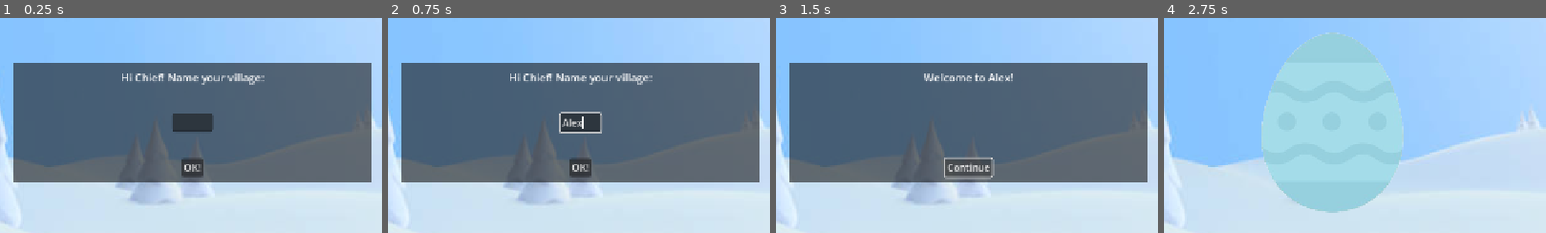
Above: before the commit, frames 1-4 (left to right).
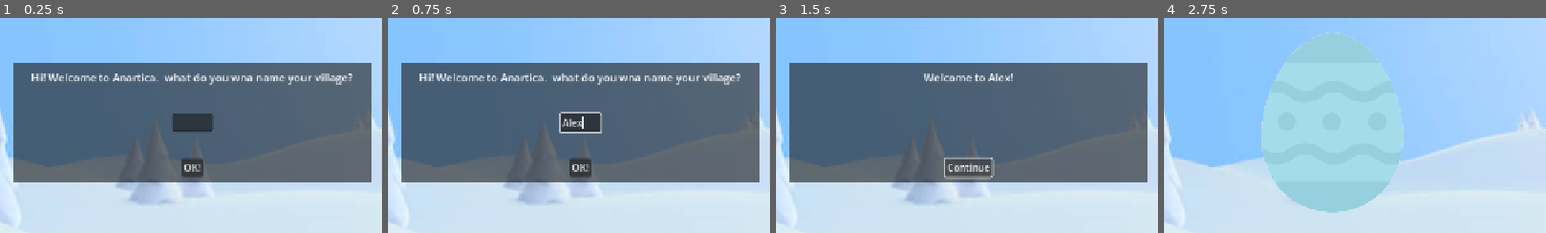
Above: after the commit, the same moments.

Repository: katheriinema/pingoo
Game: Godot game, scene res://assets/scenes/Main.tscn
The game is run twice, just before and just after one commit, with the same random seed, the same clock (stepped at 60 frames per second) and the same inputs.
Inputs (mouse positions are % of the whole screen's width and height, from its top left):
- Up to frame 1 (0.25 s): no input
- Up to frame 2 (0.75 s): click (50, 50) at 0.52 s; type "Alex" at 0.6 s
- Up to frame 3 (1.5 s): click "OK!" at 1.25 s
- Up to frame 4 (2.75 s): click "Continue" at 2 s
The pictures show only the part of the screen within x 25-75%, y 26-76%; the shares and areas given below are measured in that part.

The runs differ from the first frame. In frame 1, 1.9% of the frame differs, in the area x 8-93%, y 25-32%; in frame 2, 1.9%; in frame 3, less than 0.1%; in frame 4, nothing differs.

Commit message:
added fishing minigame

Diff:
--- /dev/null
+++ b/assets/scenes/Fish.tscn
@@ -0,0 +1,10 @@
+[gd_scene load_steps=3 format=3 uid="uid://ba3d4a45qctmh"]
+
+[ext_resource type="Texture2D" uid="uid://du46qr3e5qs4u" path="res://assets/art/placeholders/fish.png" id="1_uea3i"]
+[ext_resource type="Script" uid="uid://jjqfcn8rh5h1" path="res://assets/scenes/fish.gd" id="2_420xr"]
+
+[node name="Fish" type="Sprite2D"]
+position = Vector2(276, 318)
+scale = Vector2(0.164063, 0.142578)
+texture = ExtResource("1_uea3i")
+script = ExtResource("2_420xr")
--- /dev/null
+++ b/assets/scenes/Fishing.tscn
@@ -0,0 +1,123 @@
+[gd_scene load_steps=6 format=3 uid="uid://d0fvsix37pfps"]
+
+[ext_resource type="Texture2D" uid="uid://bo8omeirysftt" path="res://assets/art/placeholders/Untitled_design-removebg-preview (2).png" id="1_5uoda"]
+[ext_resource type="Script" uid="uid://cyutger3o8cnt" path="res://fishing.gd" id="1_hjnv8"]
+[ext_resource type="Texture2D" uid="uid://ntafgyn84ekx" path="res://assets/art/placeholders/ChatGPT_Image_Apr_17__2025__05_46_28_PM-removebg-preview.png" id="2_hjnv8"]
+[ext_resource type="Texture2D" uid="uid://d8cypenrecic" path="res://assets/art/placeholders/fishbutton.png" id="4_moqas"]
+
+[sub_resource type="FontFile" id="FontFile_moqas"]
+cache/0/16/0/ascent = 0.0
+cache/0/16/0/descent = 0.0
+cache/0/16/0/underline_position = 0.0
+cache/0/16/0/underline_thickness = 0.0
+cache/0/16/0/scale = 1.0
+cache/0/40/0/ascent = 0.0
+cache/0/40/0/descent = 0.0
+cache/0/40/0/underline_position = 0.0
+cache/0/40/0/underline_thickness = 0.0
+cache/0/40/0/scale = 1.0
+cache/0/30/0/ascent = 0.0
+cache/0/30/0/descent = 0.0
+cache/0/30/0/underline_position = 0.0
+cache/0/30/0/underline_thickness = 0.0
+cache/0/30/0/scale = 1.0
+
+[node name="Fishing" type="Node2D"]
+script = ExtResource("1_hjnv8")
+
+[node name="Pond" type="Sprite2D" parent="."]
+position = Vector2(380, 490)
+scale = Vector2(1.748, 1.446)
+texture = ExtResource("1_5uoda")
+
+[node name="Penguin" type="Sprite2D" parent="."]
+position = Vector2(854, 380)
+scale = Vector2(0.656863, 0.715686)
+texture = ExtResource("2_hjnv8")
+
+[node name="UI" type="CanvasLayer" parent="."]
+
+[node name="PowerMeter" type="ProgressBar" parent="UI"]
+anchors_preset = 7
+anchor_left = 0.5
+anchor_top = 1.0
+anchor_right = 0.5
+anchor_bottom = 1.0
+offset_left = -536.5
+offset_top = -74.0
+offset_right = 536.5
+offset_bottom = -29.0
+grow_horizontal = 2
+grow_vertical = 0
+
+[node name="FishCounter" type="Label" parent="UI"]
+anchors_preset = 5
+anchor_left = 0.5
+anchor_right = 0.5
+offset_left = -55.5
+offset_right = 55.5
+offset_bottom = 23.0
+grow_horizontal = 2
+theme_override_font_sizes/font_size = 64
+text = "0"
+horizontal_alignment = 1
+vertical_alignment = 1
+
+[node name="FishButton" type="TextureButton" parent="UI"]
+offset_left = 980.0
+offset_top = 347.0
+offset_right = 2004.0
+offset_bottom = 1371.0
+scale = Vector2(0.2, 0.2)
+texture_normal = ExtResource("4_moqas")
+texture_pressed = ExtResource("4_moqas")
+texture_hover = ExtResource("4_moqas")
+
+[node name="FeedbackLabel" type="Label" parent="UI"]
+anchors_preset = 8
+anchor_left = 0.5
+anchor_top = 0.5
+anchor_right = 0.5
+anchor_bottom = 0.5
+offset_left = -10.0
+offset_top = -179.0
+offset_right = 87.0
+offset_bottom = -122.0
+grow_horizontal = 2
+grow_vertical = 2
+theme_override_fonts/font = SubResource("FontFile_moqas")
+theme_override_font_sizes/font_size = 30
+horizontal_alignment = 1
+vertical_alignment = 1
+
+[node name="EnergyLabel" type="Label" parent="UI"]
+anchors_preset = 1
+anchor_left = 1.0
+anchor_right = 1.0
+offset_left = -367.0
+offset_top = 8.0
+offset_right = -31.0
+offset_bottom = 75.0
+grow_horizontal = 0
+theme_override_font_sizes/font_size = 48
+text = "Energy: 9 / 10"
+
+[node name="EnergyTimerLabel" type="Label" parent="UI"]
+offset_left = 955.0
+offset_top = 83.0
+offset_right = 1220.0
+offset_bottom = 132.0
+theme_override_font_sizes/font_size = 24
+text = "Next Energy In: 60s"
+horizontal_alignment = 2
+
+[node name="EnergyRegenTimer" type="Timer" parent="."]
+wait_time = 60.0
+autostart = true
+
+[node name="CountdownTimer" type="Timer" parent="."]
+autostart = true
+
+[connection signal="pressed" from="UI/FishButton" to="." method="_on_fish_button_pressed"]
+[connection signal="timeout" from="EnergyRegenTimer" to="." method="_on_energy_regen_timer_timeout"]
+[connection signal="timeout" from="CountdownTimer" to="." method="_on_countdown_timer_timeout"]
--- a/assets/scenes/Main.gd
+++ b/assets/scenes/Main.gd
@@ -12,7 +12,6 @@
 	# connect the pressed signal
 	btn.connect("pressed", Callable(self, "_on_ok"))
 	# initialize your prompt
-	label.text = "Hi Chief! Name your village:"
 	input.visible = true
 
 func _on_ok():
--- /dev/null
+++ b/assets/scenes/fish.gd
@@ -0,0 +1,13 @@
+extends Sprite2D
+
+func _ready():
+	# Wait for 1 second, then fade out
+	await get_tree().create_timer(1.0).timeout
+
+	# Fade out over 1 second
+	var tween = create_tween()
+	tween.tween_property(self, "modulate:a", 0.0, 1.0)
+
+	# Wait for the tween to finish, then queue_free
+	await tween.finished
+	queue_free()
--- /dev/null
+++ b/fishing.gd
@@ -0,0 +1,118 @@
+extends Node2D
+
+@onready var power_meter = $UI/PowerMeter
+var increasing = true
+var fishing_enabled = true
+var fish_count = 0
+var regen_interval := 60  # seconds
+var seconds_until_next_energy := regen_interval
+
+func _process(delta):
+	if !fishing_enabled:
+		return
+
+	if increasing:
+		power_meter.value += 100 * delta
+		if power_meter.value >= 100:
+			increasing = false
+	else:
+		power_meter.value -= 100 * delta
+		if power_meter.value <= 0:
+			increasing = true
+
+func _input(event):
+	if event.is_action_pressed("ui_accept") and fishing_enabled:
+		check_catch()
+
+@onready var fish_scene = preload("res://assets/scenes/Fish.tscn")
+
+func spawn_fish():
+	var fish = fish_scene.instantiate()
+	var center = Vector2(350, 300)  # Your central target spawn point
+	var x_offset = randf_range(-50, 50)  # Small horizontal variation
+	var y_offset = randf_range(-25, 25)  # Small vertical variation
+
+	fish.position = center + Vector2(x_offset, y_offset)
+	add_child(fish)
+
+@onready var fish_counter_label = $UI/FishCounter
+
+func update_fish_count():
+	fish_count += 1
+	fish_counter_label.text = "Fish: %d" % fish_count
+
+func check_catch():
+	var current = power_meter.value
+	fishing_enabled = false
+
+	var feedback = ""
+	if current > 48 and current < 52:
+		feedback = "Perfect!"
+		spawn_fish()
+		update_fish_count()
+	elif current > 40 and current < 60:
+		feedback = "Good!"
+		spawn_fish()
+		update_fish_count()
+	else:
+		feedback = "Miss!"
+
+	show_feedback(feedback)
+
+	await get_tree().create_timer(1.5).timeout
+	fishing_enabled = true
+
+
+
+func _on_fish_button_pressed() -> void:
+	if !fishing_enabled:
+		return
+
+	if current_energy <= 0:
+		show_feedback("Too tired!")
+		return
+
+	current_energy -= 1
+	update_energy_display()
+	check_catch()
+
+
+@onready var feedback_label = $UI/FeedbackLabel
+
+func show_feedback(text: String):
+	feedback_label.text = text
+	feedback_label.modulate.a = 1.0  # reset opacity
+
+	# Fade out smoothly
+	feedback_label.create_tween().tween_property(
+		feedback_label, "modulate:a", 0.0, 1.2
+	)
+
+var max_energy := 10
+var current_energy := 10
+
+@onready var energy_label := $UI/EnergyLabel
+
+func update_energy_display():
+	energy_label.text = "Energy: %d / %d" % [current_energy, max_energy]
+
+
+@onready var energy_timer_label := $UI/EnergyTimerLabel
+
+func _on_countdown_timer_timeout() -> void:
+	seconds_until_next_energy -= 1
+
+	if seconds_until_next_energy <= 0:
+		if current_energy < max_energy:
+			current_energy += 1
+			update_energy_display()
+		seconds_until_next_energy = regen_interval
+
+	update_timer_label()
+
+func update_timer_label():
+	energy_timer_label.text = "Next Energy In: %ds" % seconds_until_next_energy
+
+func _ready():
+	update_energy_display()
+	update_timer_label()
Binary file added: assets/art/placeholders/fish.png
Not shown, added: assets/art/placeholders/fish.png.import
Binary file added: assets/art/placeholders/fishbutton.png
Not shown, added: assets/art/placeholders/fishbutton.png.import
Not shown, added: assets/scenes/fish.gd.uid
Not shown, added: fishing.gd.uid
Not shown, added: assets/scenes/Fishing.tscn5286623554.tmp
Not shown, added: assets/scenes/Fishing.tscn5357953974.tmp
Not shown, added: assets/scenes/Fishing.tscn5382109099.tmp
Not shown, added: assets/scenes/Fishing.tscn5402905146.tmp
